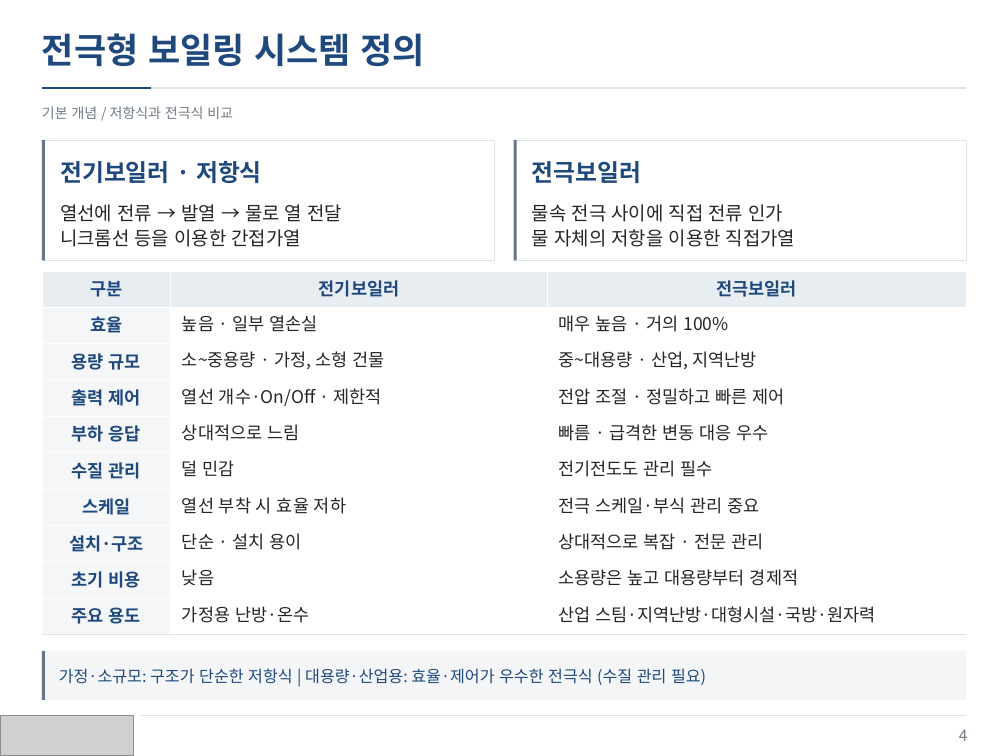
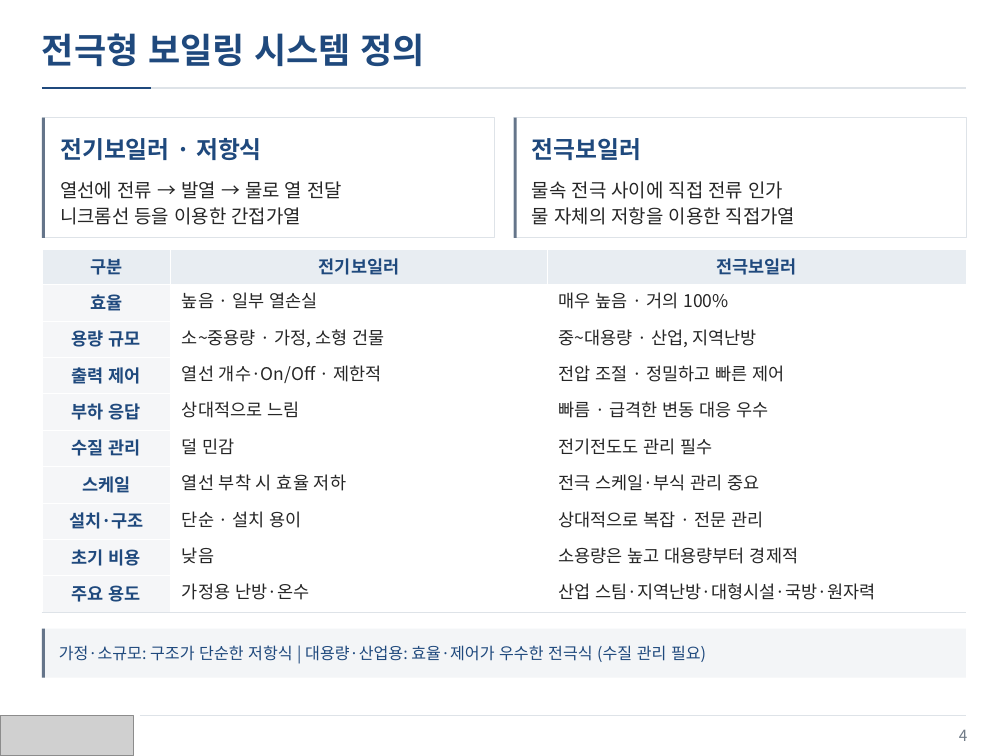
Before and after one commit to jskang5000-arch/my-PPT, a slide deck: slide 4 of KITECH_Boiler.pptx. Drawn at 1008x756 pixels with LibreOffice and Linux fonts; fonts in the diff are those of the drawing; grey boxes stand for pictures. Boxes give left, top, right and bottom in pixels: in the first picture for what was removed or moved away, otherwise in the second. Text is boxed around its words. In the diff, an @@ line names an element or a change of style, - is before the commit and + after.

Commit message:
Remove subtitles and refine spacing in 4:3 layout

```diff
--- a/KITECH_Boiler.pptx
+++ b/KITECH_Boiler.pptx
@@ text removed at (x1=42, y1=106, x2=233, y2=119) @@
-기본 개념 / 저항식과 전극식 비교
@@ 6 rectangles, 3 texts, 1 table moved together from (x1=42, y1=140, x2=967, y2=701) to (x1=42, y1=118, x2=967, y2=678) @@
@@ text "열선에 전류 → 발열 → ..." moved from (x1=60, y1=204, x2=342, y2=247) to (x1=60, y1=181, x2=342, y2=225) @@
@@ text "물속 전극 사이에 직접 전류 ..." moved from (x1=532, y1=204, x2=795, y2=247) to (x1=532, y1=181, x2=795, y2=225) @@
```
Also in this commit, not shown: 33 other slides changed.
